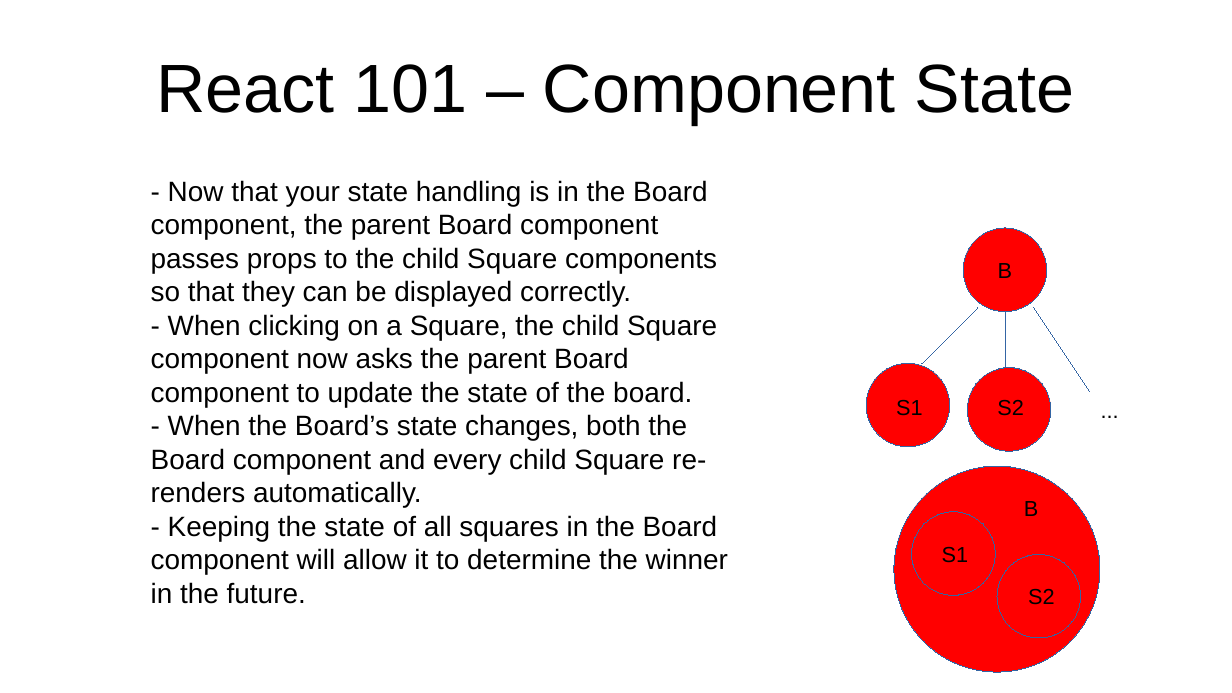
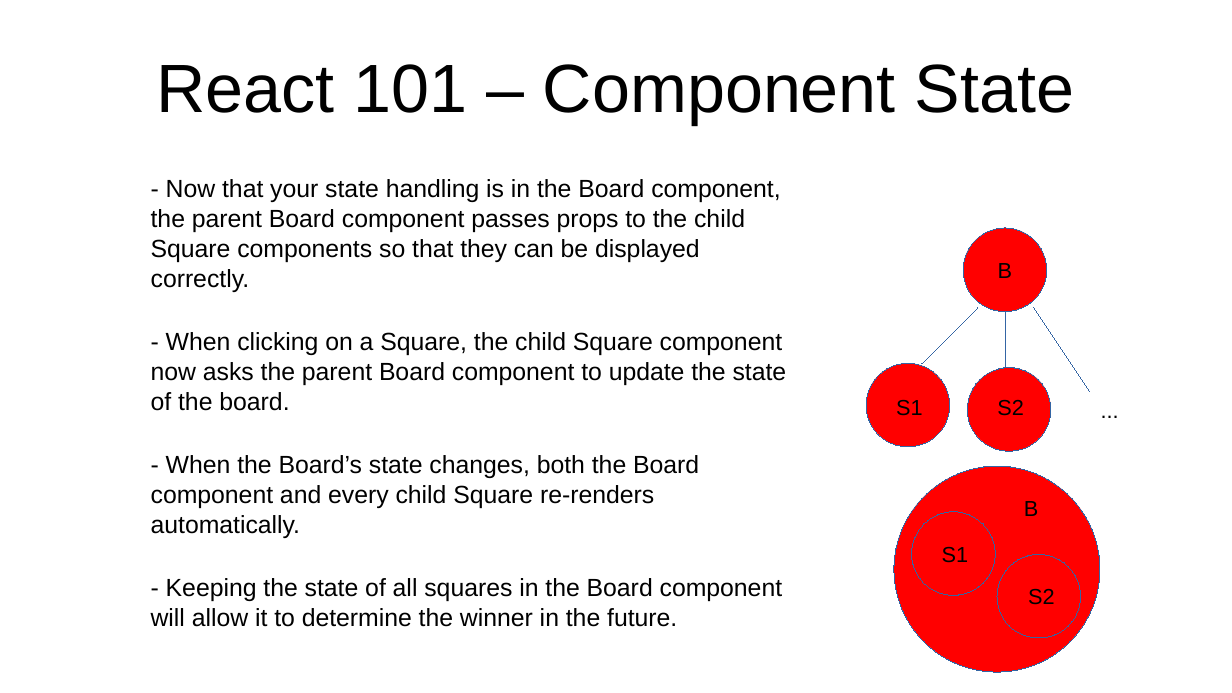
Before and after one commit to marcus-yeagle/react-tutorial, a slide deck: slide 28 of React 101.pptx. Drawn at 1232x693 pixels with LibreOffice and Linux fonts; fonts in the diff are those of the drawing. Boxes give left, top, right and bottom in pixels: in the first picture for what was removed or moved away, otherwise in the second. Text is boxed around its words. In the diff, an @@ line names an element or a change of style, - is before the commit and + after.

Commit message:
pptx update2

```diff
--- a/React 101.pptx
+++ b/React 101.pptx
@@ text "- Now that your state ..." at [151, 179, 787, 627]: size 18 to 16 pt @@
```
Also in this commit, not shown: 2 other slides changed, 1 other file.
